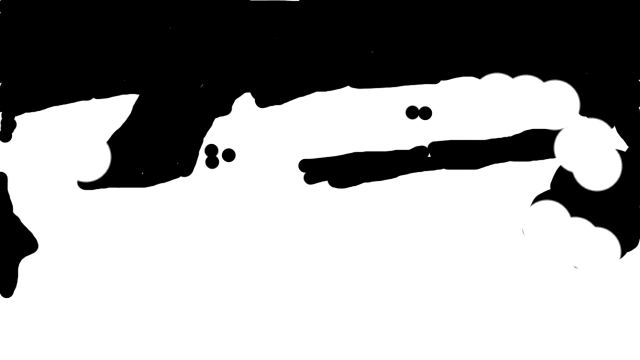
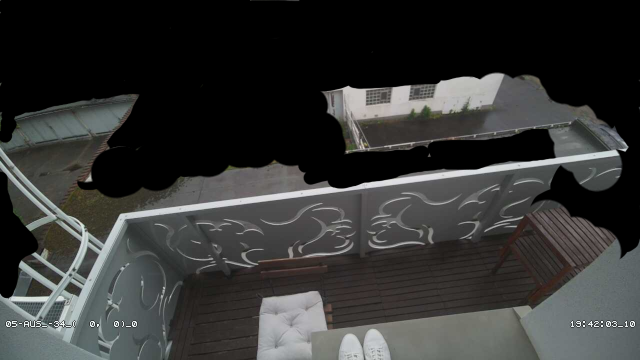
Layer changes from the first 640 x 360 image to the second:
painted on "Mask" over [90, 72, 598, 199]
showed "04-202405AUS_-34194203-snapshot.jpg" over [0, 0, 640, 360]
